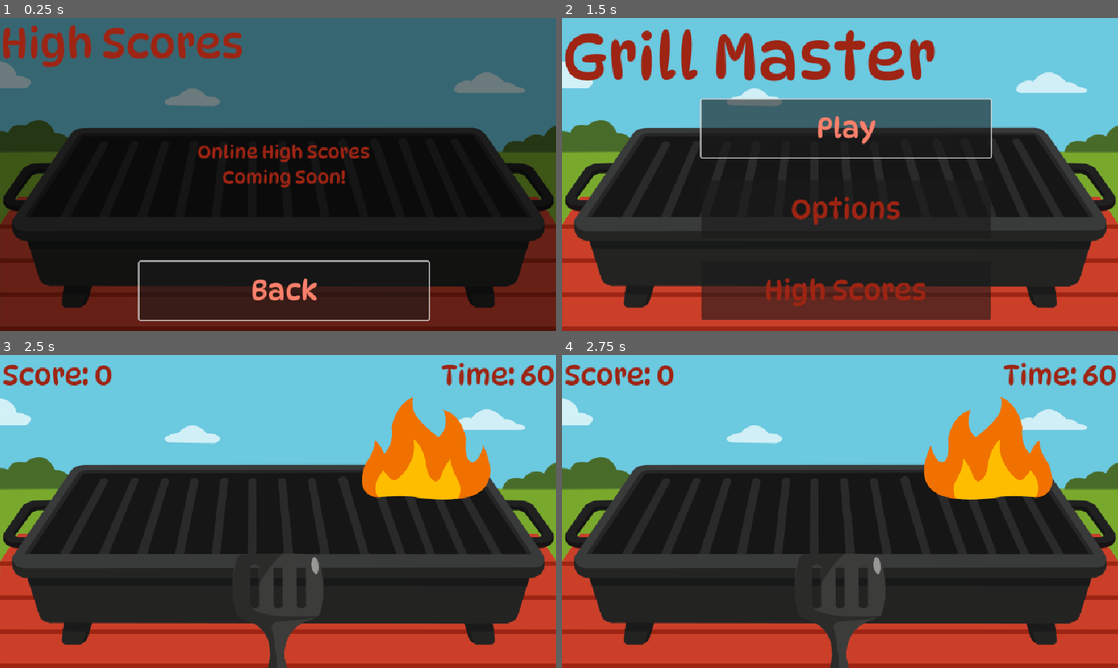
Above: before the commit, frames 1-4 (two rows, left to right).
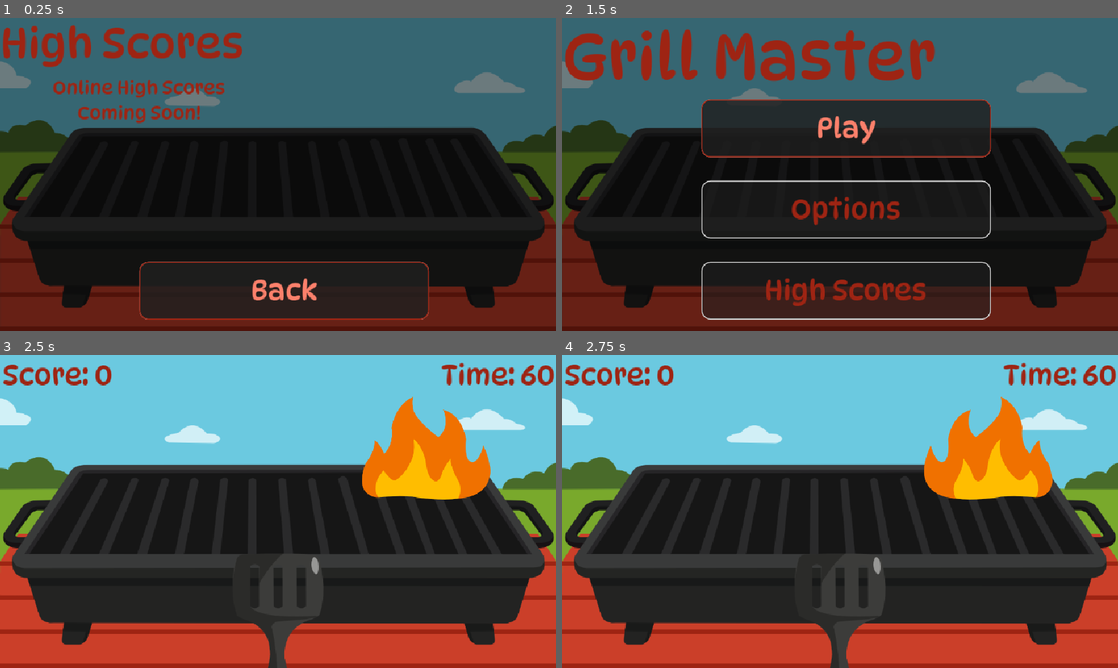
Above: after the commit, the same moments.

Repository: Allus-Interactive/30-days-of-summer-2025
Game: Godot game, scene res://scenes/menus/high scores/high_scores.tscn
Same seed, same stepped clock (60 frames per second), same inputs: the game is played once before the commit and once after it. This scene is started directly instead of the project's main scene.
Inputs:
- Up to frame 1 (0.25 s): no input
- Up to frame 2 (1.5 s): hold D (move_right) 0.53-1.25 s; click "Back" at 1.25 s
- Up to frame 3 (2.5 s): click "Play" at 2 s
- Up to frame 4 (2.75 s): no input

The runs differ from the first frame. In frame 1, 3.6% of the frame differs, in the area x 9-78%, y 19-97%; in frame 2, 54%, in the area x 0-100%, y 0-100%; in frame 3, nothing differs; in frame 4, nothing differs.

Commit message:
updated theme and menu UI

Diff:
--- a/assets/themes/dynapuff.tres
+++ b/assets/themes/dynapuff.tres
@@ -1,6 +1,9 @@
-[gd_resource type="Theme" load_steps=3 format=3 uid="uid://8n7hmf7q53wo"]
+[gd_resource type="Theme" load_steps=6 format=3 uid="uid://8n7hmf7q53wo"]
 
 [ext_resource type="FontFile" uid="uid://rtabl41k1trj" path="res://assets/fonts/DynaPuff-VariableFont_wdth,wght.ttf" id="1_j14r1"]
+[ext_resource type="StyleBox" uid="uid://b2tyag70dmyo8" path="res://assets/themes/style boxes/button_hover.tres" id="1_pc2bf"]
+[ext_resource type="StyleBox" uid="uid://c3ud0xb8yf0cq" path="res://assets/themes/style boxes/button_normal.tres" id="2_pkgjq"]
+[ext_resource type="StyleBox" uid="uid://b4uxm2abdpgm4" path="res://assets/themes/style boxes/button_pressed.tres" id="3_pkgjq"]
 
 [sub_resource type="StyleBoxEmpty" id="StyleBoxEmpty_j14r1"]
 
@@ -9,6 +12,10 @@
 Button/colors/font_color = Color(0.619608, 0.141176, 0.0745098, 1)
 Button/colors/font_focus_color = Color(0.983502, 0.501479, 0.418161, 1)
 Button/font_sizes/font_size = 48
+Button/styles/focus = ExtResource("1_pc2bf")
+Button/styles/hover = ExtResource("1_pc2bf")
+Button/styles/normal = ExtResource("2_pkgjq")
+Button/styles/pressed = ExtResource("3_pkgjq")
 Label/colors/font_color = Color(0.619608, 0.141176, 0.0745098, 1)
 Label/colors/font_outline_color = Color(0, 0, 0, 1)
 Label/colors/font_shadow_color = Color(0, 0, 0, 0)
--- /dev/null
+++ b/assets/themes/style boxes/button_hover.tres
@@ -0,0 +1,13 @@
+[gd_resource type="StyleBoxFlat" format=3 uid="uid://b2tyag70dmyo8"]
+
+[resource]
+bg_color = Color(0.121569, 0.121569, 0.121569, 0.588235)
+border_width_left = 2
+border_width_top = 2
+border_width_right = 2
+border_width_bottom = 2
+border_color = Color(0.619608, 0.141176, 0.0745098, 1)
+corner_radius_top_left = 15
+corner_radius_top_right = 15
+corner_radius_bottom_right = 15
+corner_radius_bottom_left = 15
--- /dev/null
+++ b/assets/themes/style boxes/button_normal.tres
@@ -0,0 +1,12 @@
+[gd_resource type="StyleBoxFlat" format=3 uid="uid://c3ud0xb8yf0cq"]
+
+[resource]
+bg_color = Color(0.121569, 0.121569, 0.121569, 0.588235)
+border_width_left = 2
+border_width_top = 2
+border_width_right = 2
+border_width_bottom = 2
+corner_radius_top_left = 15
+corner_radius_top_right = 15
+corner_radius_bottom_right = 15
+corner_radius_bottom_left = 15
--- /dev/null
+++ b/assets/themes/style boxes/button_pressed.tres
@@ -0,0 +1,12 @@
+[gd_resource type="StyleBoxFlat" format=3 uid="uid://b4uxm2abdpgm4"]
+
+[resource]
+bg_color = Color(0.121569, 0.121569, 0.121569, 0.588235)
+border_width_left = 2
+border_width_top = 2
+border_width_right = 2
+border_width_bottom = 2
+corner_radius_top_left = 15
+corner_radius_top_right = 15
+corner_radius_bottom_right = 15
+corner_radius_bottom_left = 15
--- a/scenes/grill_master.tscn
+++ b/scenes/grill_master.tscn
@@ -1,7 +1,7 @@
 [gd_scene load_steps=13 format=3 uid="uid://d2pb2s3uynfy4"]
 
 [ext_resource type="Script" uid="uid://d0pxnpnqcq5m8" path="res://scenes/grill_master.gd" id="1_d78sw"]
-[ext_resource type="Texture2D" uid="uid://cbml52o5ut3n" path="res://assets/background.png" id="2_5chkt"]
+[ext_resource type="Texture2D" uid="uid://cbml52o5ut3n" path="res://assets/background/background.png" id="2_5chkt"]
 [ext_resource type="Script" uid="uid://d3sh38pf2ng6e" path="res://scenes/grill_slot.gd" id="3_5chkt"]
 [ext_resource type="Texture2D" uid="uid://cymnmnks1sxto" path="res://assets/flame/flame_2.png" id="3_u0tv4"]
 [ext_resource type="Texture2D" uid="uid://eo7xll3s1jd1" path="res://assets/flame/flame_1.png" id="4_of3aw"]
--- a/scenes/menus/high scores/high_scores.gd
+++ b/scenes/menus/high scores/high_scores.gd
@@ -4,8 +4,8 @@
 @export var prev_scene: String
 
 
-@onready var high_score_label: Label = $CanvasLayer/HighScoreLabel
-@onready var online_high_score_label: Label = $CanvasLayer/OnlineHighScoreLabel
+@onready var high_score_label: Label = $CanvasLayer/HBoxContainer/VBoxContainer/HighScoreLabel
+@onready var online_high_score_label: Label = $CanvasLayer/HBoxContainer/VBoxContainer2/OnlineHighScoreLabel
 @onready var back_button: Button = $CanvasLayer/BackButton
 
 
@@ -15,7 +15,7 @@
 	GameManager.high_score = GameManager.load_high_score()
 	if GameManager.high_score <= 0:
 		high_score_label.visible = false
-	high_score_label.text = "Your High Score: %d" % GameManager.high_score
+	high_score_label.text = "Your High\nScore: %d" % GameManager.high_score
 
 	# TODO: implement online High Score Leaderboard
 	# online_high_score_label.text = ""
--- a/scenes/menus/high scores/high_scores.tscn
+++ b/scenes/menus/high scores/high_scores.tscn
@@ -1,7 +1,7 @@
 [gd_scene load_steps=4 format=3 uid="uid://cj5x6fgps4nli"]
 
 [ext_resource type="Script" uid="uid://bdvo41vna6nrt" path="res://scenes/menus/high scores/high_scores.gd" id="1_pm6h4"]
-[ext_resource type="Texture2D" uid="uid://5r3jypmuby3i" path="res://assets/plain_bg.png" id="2_pm6h4"]
+[ext_resource type="Texture2D" uid="uid://5r3jypmuby3i" path="res://assets/background/plain_bg.png" id="2_pm6h4"]
 [ext_resource type="Theme" uid="uid://8n7hmf7q53wo" path="res://assets/themes/dynapuff.tres" id="3_i8bdw"]
 
 [node name="HighScores" type="Control"]
@@ -33,21 +33,29 @@
 text = "High Scores"
 vertical_alignment = 1
 
-[node name="HighScoreLabel" type="Label" parent="CanvasLayer"]
-offset_left = 240.0
-offset_top = 130.0
-offset_right = 740.0
-offset_bottom = 190.0
+[node name="HBoxContainer" type="HBoxContainer" parent="CanvasLayer"]
+offset_top = 100.0
+offset_right = 960.0
+offset_bottom = 400.0
+theme_override_constants/separation = 0
+
+[node name="VBoxContainer" type="VBoxContainer" parent="CanvasLayer/HBoxContainer"]
+layout_mode = 2
+
+[node name="HighScoreLabel" type="Label" parent="CanvasLayer/HBoxContainer/VBoxContainer"]
+custom_minimum_size = Vector2(480, 0)
+layout_mode = 2
 theme = ExtResource("3_i8bdw")
-text = "High Score: 0"
+text = "0"
 horizontal_alignment = 1
 vertical_alignment = 1
 
-[node name="OnlineHighScoreLabel" type="Label" parent="CanvasLayer"]
-offset_left = 240.0
-offset_top = 190.0
-offset_right = 740.0
-offset_bottom = 315.0
+[node name="VBoxContainer2" type="VBoxContainer" parent="CanvasLayer/HBoxContainer"]
+layout_mode = 2
+
+[node name="OnlineHighScoreLabel" type="Label" parent="CanvasLayer/HBoxContainer/VBoxContainer2"]
+custom_minimum_size = Vector2(480, 0)
+layout_mode = 2
 theme = ExtResource("3_i8bdw")
 theme_override_font_sizes/font_size = 32
 text = "Online High Scores
--- a/scenes/menus/main menu/main_menu.tscn
+++ b/scenes/menus/main menu/main_menu.tscn
@@ -1,7 +1,7 @@
 [gd_scene load_steps=4 format=3 uid="uid://dlnp3rlrqrani"]
 
 [ext_resource type="Script" uid="uid://265rdwhajdxi" path="res://scenes/menus/main menu/main_menu.gd" id="1_ocmjx"]
-[ext_resource type="Texture2D" uid="uid://5r3jypmuby3i" path="res://assets/plain_bg.png" id="2_ocmjx"]
+[ext_resource type="Texture2D" uid="uid://5r3jypmuby3i" path="res://assets/background/plain_bg.png" id="2_ocmjx"]
 [ext_resource type="Theme" uid="uid://8n7hmf7q53wo" path="res://assets/themes/dynapuff.tres" id="3_2pddd"]
 
 [node name="MainMenu" type="Control"]
@@ -23,7 +23,6 @@
 [node name="CanvasLayer" type="CanvasLayer" parent="."]
 
 [node name="ColorRect" type="ColorRect" parent="CanvasLayer"]
-visible = false
 offset_right = 960.0
 offset_bottom = 540.0
 color = Color(0, 0, 0, 0.490196)
--- a/scenes/menus/options/options.tscn
+++ b/scenes/menus/options/options.tscn
@@ -1,7 +1,7 @@
 [gd_scene load_steps=4 format=3 uid="uid://dtsejaoquxfhq"]
 
 [ext_resource type="Script" uid="uid://b78ibdvkyl1y1" path="res://scenes/menus/options/options.gd" id="1_ptihp"]
-[ext_resource type="Texture2D" uid="uid://5r3jypmuby3i" path="res://assets/plain_bg.png" id="2_ptihp"]
+[ext_resource type="Texture2D" uid="uid://5r3jypmuby3i" path="res://assets/background/plain_bg.png" id="2_ptihp"]
 [ext_resource type="Theme" uid="uid://8n7hmf7q53wo" path="res://assets/themes/dynapuff.tres" id="3_qdq3g"]
 
 [node name="Options" type="Control"]
--- a/scenes/menus/times_up_screen.tscn
+++ b/scenes/menus/times_up_screen.tscn
@@ -1,7 +1,7 @@
 [gd_scene load_steps=4 format=3 uid="uid://de5ruodr2dnj4"]
 
 [ext_resource type="Script" uid="uid://bfxdb27wsglef" path="res://scenes/menus/times_up_screen.gd" id="1_yfpcn"]
-[ext_resource type="Texture2D" uid="uid://5r3jypmuby3i" path="res://assets/plain_bg.png" id="3_yfpcn"]
+[ext_resource type="Texture2D" uid="uid://5r3jypmuby3i" path="res://assets/background/plain_bg.png" id="3_yfpcn"]
 [ext_resource type="Theme" uid="uid://8n7hmf7q53wo" path="res://assets/themes/dynapuff.tres" id="7_xvht3"]
 
 [node name="TimesUpScreen" type="Control"]
--- a/scenes/menus/title_screen.tscn
+++ b/scenes/menus/title_screen.tscn
@@ -1,7 +1,7 @@
 [gd_scene load_steps=11 format=3 uid="uid://1gnp2gl387aa"]
 
 [ext_resource type="Script" uid="uid://ce4v211ythoe3" path="res://scenes/menus/title_screen.gd" id="1_n17qi"]
-[ext_resource type="Texture2D" uid="uid://cbn6omwkhbwwm" path="res://assets/title_screen.png" id="2_ptv5j"]
+[ext_resource type="Texture2D" uid="uid://cbn6omwkhbwwm" path="res://assets/background/title_screen.png" id="2_ptv5j"]
 [ext_resource type="Texture2D" uid="uid://cymnmnks1sxto" path="res://assets/flame/flame_2.png" id="3_ptv5j"]
 [ext_resource type="Texture2D" uid="uid://eo7xll3s1jd1" path="res://assets/flame/flame_1.png" id="4_jhqb3"]
 [ext_resource type="Texture2D" uid="uid://d304avqfvx4u1" path="res://assets/food/burger/burger_cooked.png" id="5_ssxho"]
@@ -64,6 +64,7 @@
 texture = ExtResource("5_ssxho")
 
 [node name="TitleLabel" type="Label" parent="."]
+layout_mode = 0
 offset_right = 645.0
 offset_bottom = 133.0
 theme = ExtResource("7_jhqb3")
Renamed: assets/background.png -> assets/background/background.png
Not shown, changed: assets/background/background.png.import
Renamed: assets/high_scores.png -> assets/background/high_scores.png
Not shown, changed: assets/background/high_scores.png.import
Renamed: assets/main_menu.png -> assets/background/main_menu.png
Not shown, changed: assets/background/main_menu.png.import
Renamed: assets/options_menu.png -> assets/background/options_menu.png
Not shown, changed: assets/background/options_menu.png.import
Renamed: assets/plain_bg.png -> assets/background/plain_bg.png
Not shown, changed: assets/background/plain_bg.png.import
Renamed: assets/splash_screen.png -> assets/background/splash_screen.png
Not shown, changed: assets/background/splash_screen.png.import
(and 2 more such lines)
